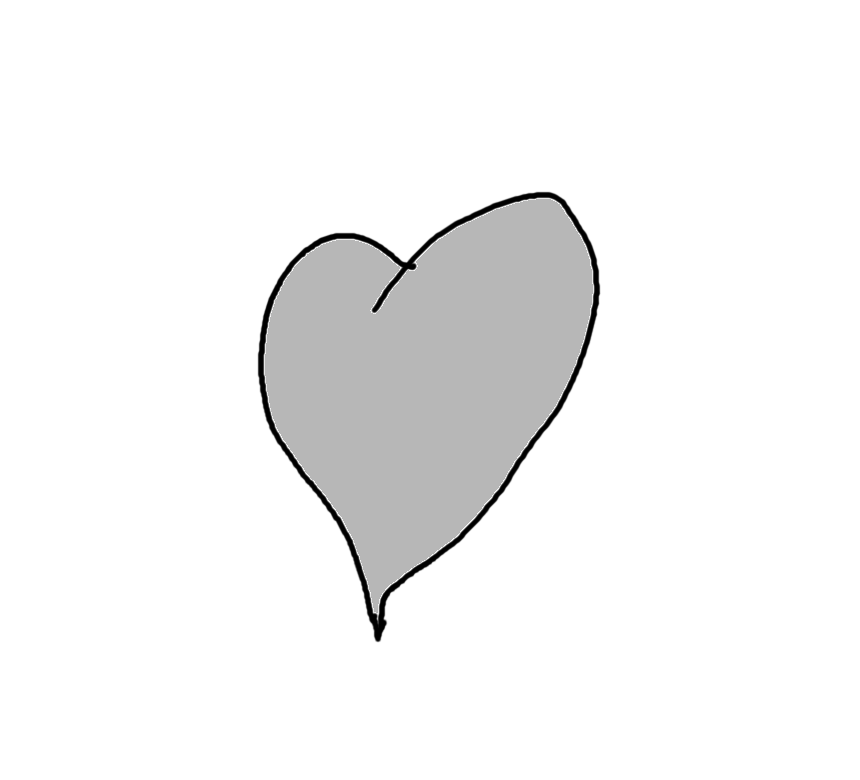
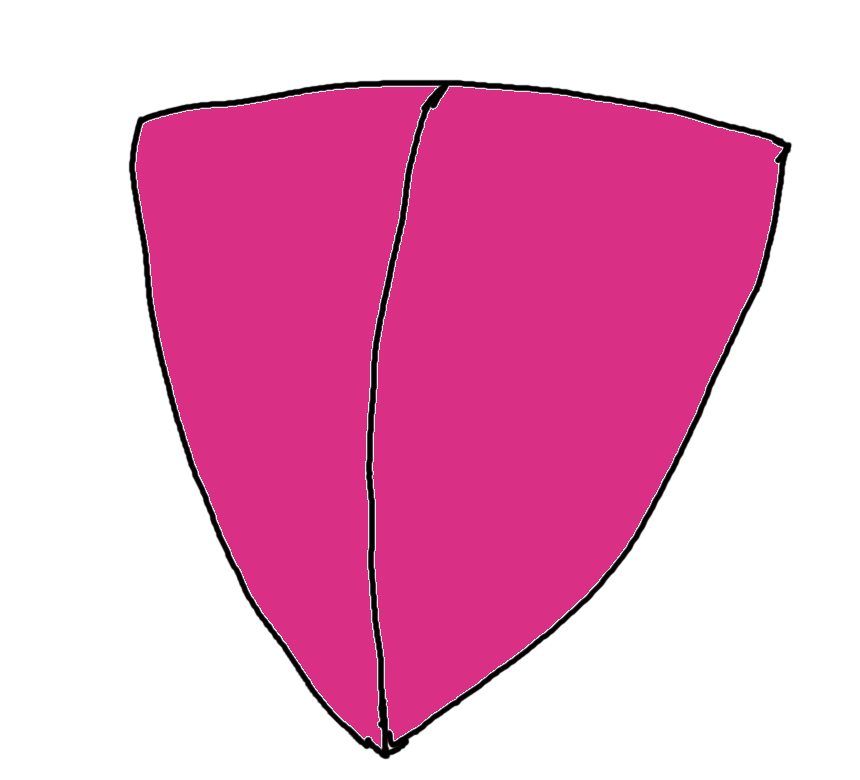
Before/after of a 860 x 780 layered artwork. What changed in the layer stack:
hid "Vitality" over [257, 191, 601, 643]
added layer "Armor" above "HexagonSprite.png" over [128, 79, 793, 760]
